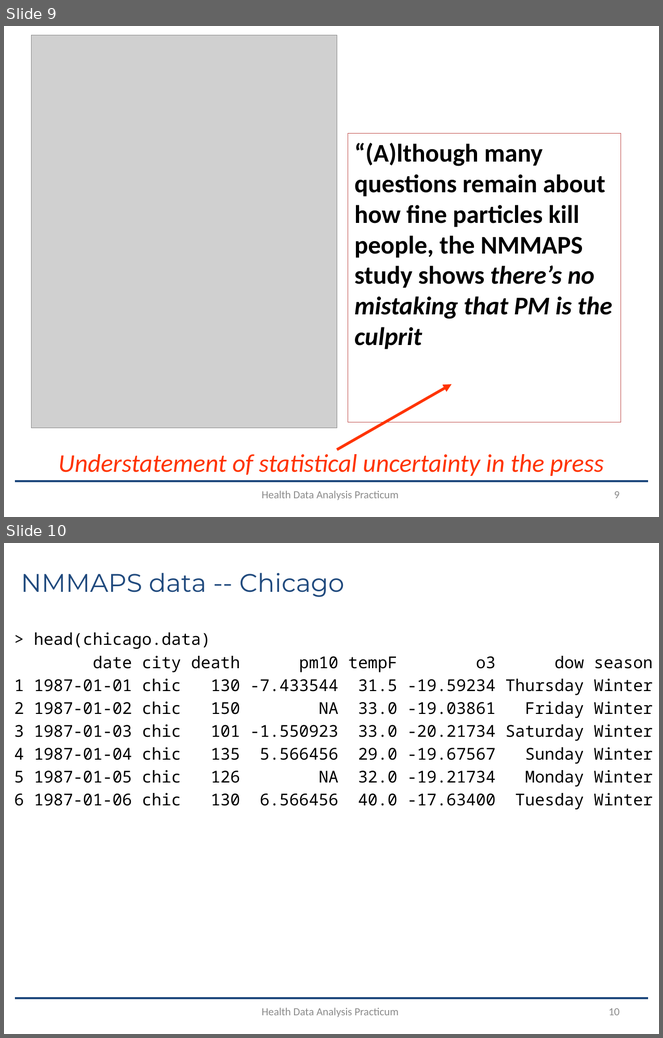
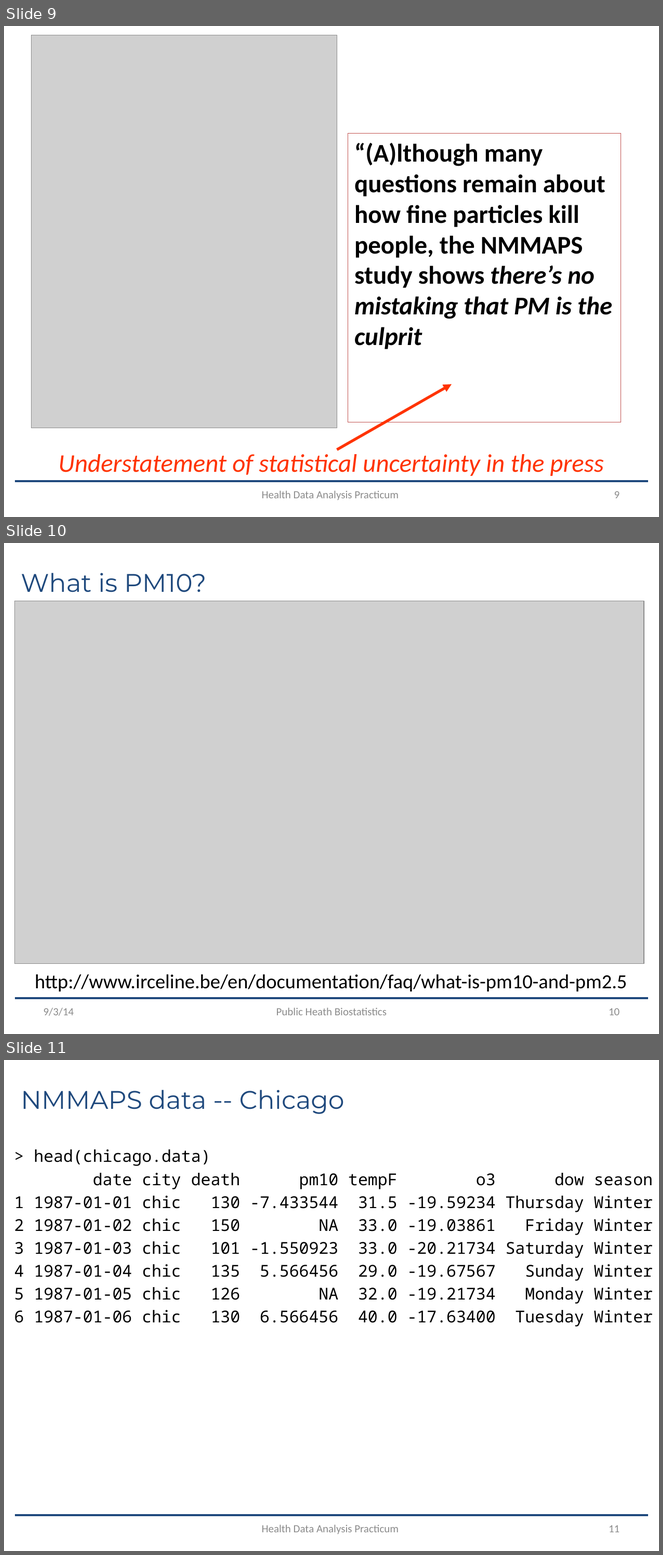
Before and after one commit to health-data-analysis-practicum-2019/class_materials, a slide deck: Module2/Mod2_Class1_2019.pptx. Shown one above the other, each under a label of ours: slides 9 and 10 before the commit, slides 9, 10 and 11 after it. The pictures are 663x1038 and 663x1555 pixels, drawn with LibreOffice and Linux fonts; fonts in the diff are those of the drawing; grey boxes stand for pictures. Boxes give left, top, right and bottom in pixels: in the first picture for what was removed or moved away, otherwise in the second. Text is boxed around its words. In the diff, an @@ line names an element or a change of style, - is before the commit and + after.

```diff
--- a/Module2/Mod2_Class1_2019.pptx
+++ b/Module2/Mod2_Class1_2019.pptx
@@ slide 10 added at (4,543,659,1034), background #FFFFFF; not listed: 1 template element that a slide beside it also shows @@
@@ title added at (21,573,206,592), 28 pt, text #1F497D @@
+What is PM10?
@@ picture added at (14,601,644,964) @@
@@ text added at (35,975,627,992), 22 pt, text #000000 @@
+http://www.irceline.be/en/documentation/faq/what-is-pm10-and-pm2.5
@@ text added at (44,1008,74,1016), 12 pt, text #8C8C8C @@
+9/3/14
@@ text added at (276,1008,387,1016), 12 pt, text #8C8C8C @@
+Public Heath Biostatistics
@@ page number added at (609,1008,620,1016), 12 pt, text #8C8C8C @@
+10
@@ what was slide 10 is now slide 11 @@
@@ page number at (609,1525,620,1533): text changed @@
-10
+11
```
Also in this commit, not shown: 1 slide changed, 1 other file.
